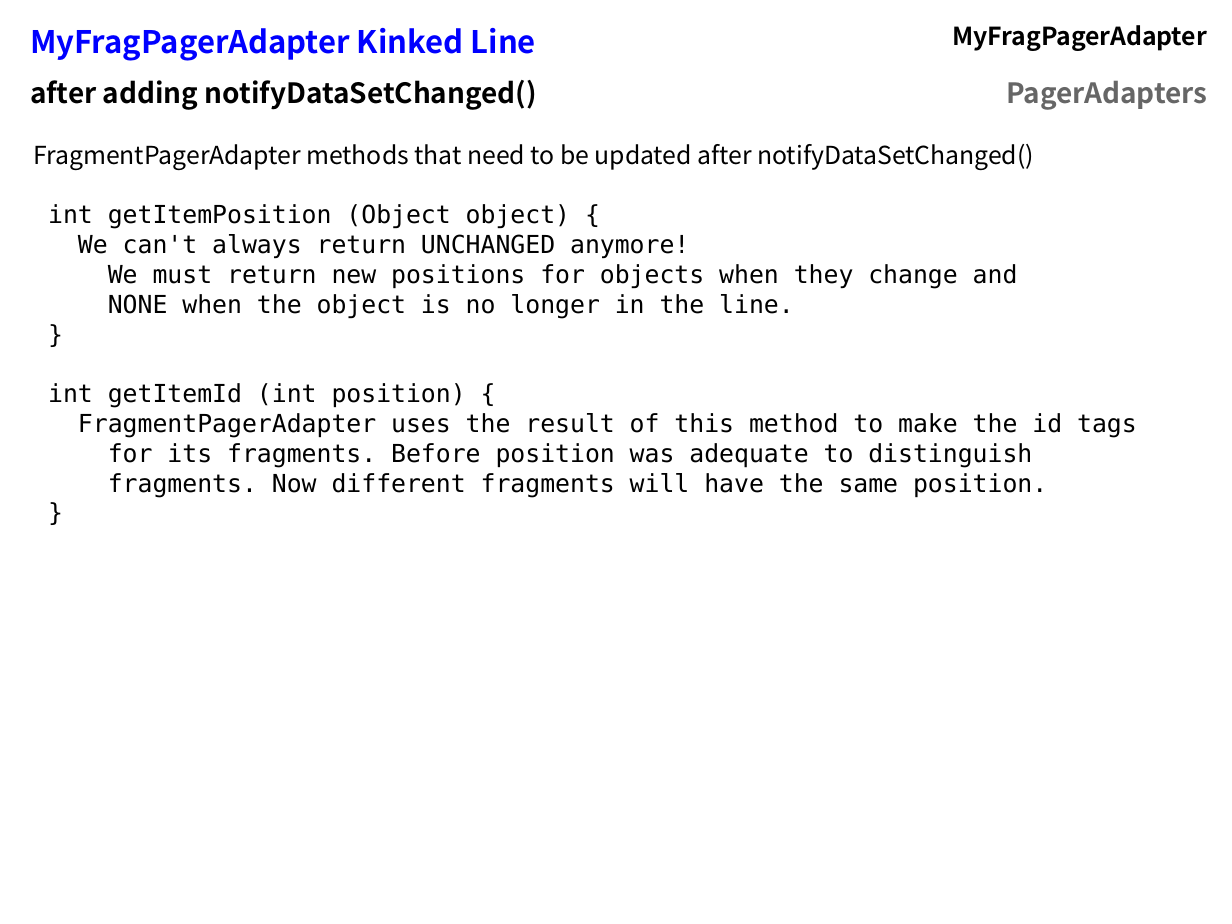
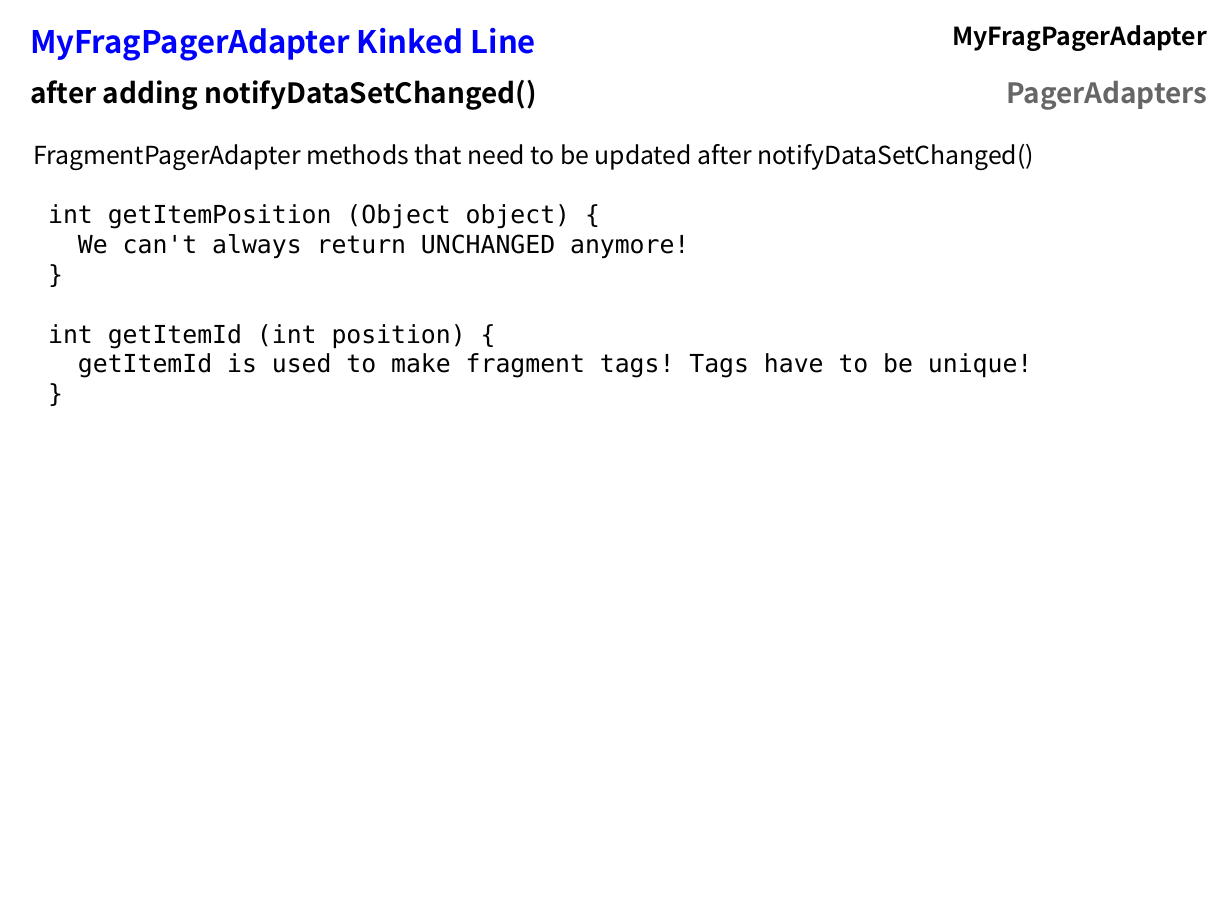
Before and after one commit to flocela/PagerAdaptersHandouts, a slide deck: slide 43 of PagerAdapterPresentation.odp. Drawn at 1232x924 pixels with LibreOffice and Linux fonts; fonts in the diff are those of the drawing. Boxes give left, top, right and bottom in pixels: in the first picture for what was removed or moved away, otherwise in the second. Text is boxed around its words. In the diff, an @@ line names an element or a change of style, - is before the commit and + after.

Commit message:
final version of presentation

```diff
--- a/PagerAdapterPresentation.odp
+++ b/PagerAdapterPresentation.odp
@@ text at bbox=[108, 264, 1018, 319]: paragraphs removed @@
-We must return new positions for objects when they change and
-NONE when the object is no longer in the line.
@@ text at bbox=[78, 353, 1032, 378]: text changed @@
-FragmentPagerAdapter uses the result of this method to make the id tags
-for its fragments. Before position was adequate to distinguish
-fragments. Now different fragments will have the same position.
+getItemId is used to make fragment tags! Tags have to be unique!
```
Also in this commit, not shown: 2 other slides changed, 2 other files.
